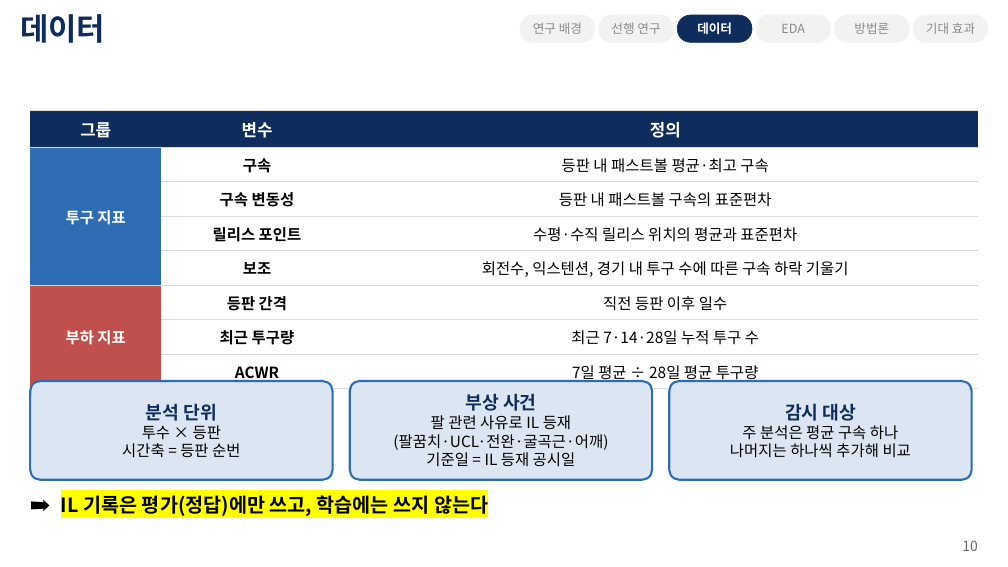
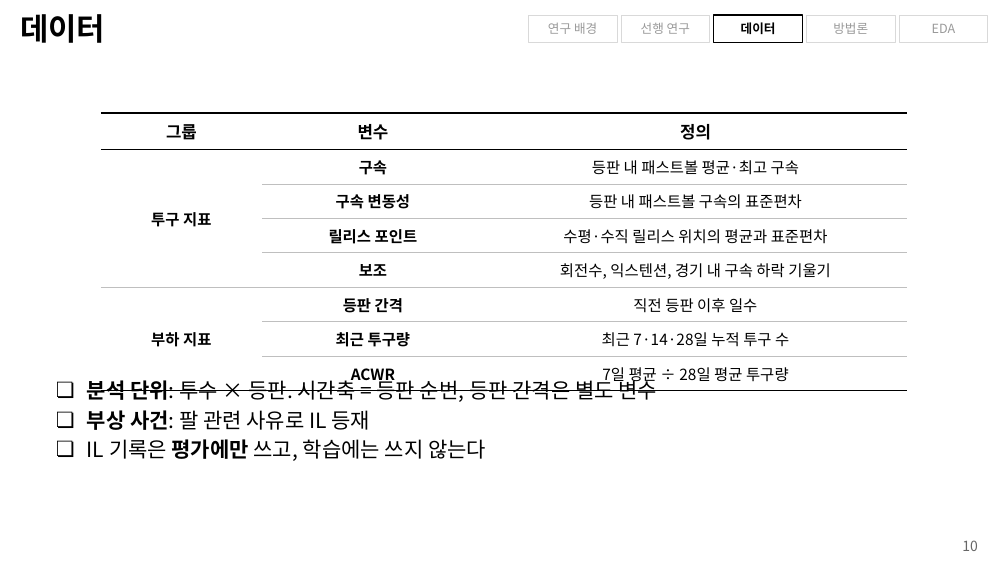
Before and after one commit to chirisjmmm/timeseries, a slide deck: slide 10 of presentation/투수부상_조기경보_제안발표_KO.pptx. Drawn at 1008x567 pixels with LibreOffice and Linux fonts; fonts in the diff are those of the drawing; background and template pictures are left out. Boxes give left, top, right and bottom in pixels: in the first picture for what was removed or moved away, otherwise in the second. Text is boxed around its words. In the diff, an @@ line names an element or a change of style, - is before the commit and + after.

```diff
--- a/presentation/투수부상_조기경보_제안발표_KO.pptx
+++ b/presentation/투수부상_조기경보_제안발표_KO.pptx
@@ title "데이터" at (20, 14, 105, 43): text colour #0F2D5C to #000000 @@
@@ rectangle "연구 배경": place and size @@
-rectangle "연구 배경" at (520, 15, 595, 42)
+rectangle "연구 배경" at (528, 15, 617, 42)
@@ rectangle "선행 연구": place and size @@
-rectangle "선행 연구" at (599, 15, 673, 42)
+rectangle "선행 연구" at (621, 15, 710, 42)
@@ rectangle "데이터": place and size @@
-rectangle "데이터" at (677, 15, 752, 42)
+rectangle "데이터" at (714, 15, 802, 42)
@@ rectangle "데이터" at (714, 15, 802, 42): text colour #FFFFFF to #000000; rounded rectangle to rectangle; fill #0F2D5C to none; outline #0F2D5C 0.5 pt to #000000 1 pt @@
@@ rectangle "방법론": place and size @@
-rectangle "방법론" at (835, 15, 909, 42)
+rectangle "방법론" at (806, 15, 895, 42)
@@ text colour #8A8A8A to #9A9A9A; rounded rectangle to rectangle; fill #F2F2F2 to none; outline #F2F2F2 0.5 pt to #D9D9D9 0.5 pt in 4 elements at (528, 15, 617, 42), (621, 15, 710, 42), (806, 15, 895, 42), (899, 15, 988, 42) @@
@@ rectangle "EDA": place and size @@
-rectangle "EDA" at (756, 15, 831, 42)
+rectangle "EDA" at (899, 15, 988, 42)
@@ rounded rectangle removed at (913, 15, 988, 42) @@
-기대 효과
@@ table at (101, 113, 907, 388) @@
-row 5, column 3: 회전수, 익스텐션, 경기 내 투구 수에 따른 구속 하락 기울기
+row 5, column 3: 회전수, 익스텐션, 경기 내 구속 하락 기울기
@@ fill #0F2D5C to none in row 1 @@
@@ fill #2E6DB4 to none in row 2, column 1 @@
@@ fill #FFFFFF to none in 14 cells @@
@@ fill #C0504D to none in row 6, column 1 @@
@@ text colour #FFFFFF to #000000 in "그룹", "변수", "정의", "투구 지표" and 1 more places @@
@@ borders changed @@
@@ table: place and size @@
-table at (30, 111, 978, 386)
+table at (101, 113, 907, 388)
@@ text "분석 단위: 투수 × 등판. ..." at (87, 378, 657, 461): vertical alignment middle to top @@
@@ rounded rectangle removed at (30, 381, 333, 480) @@
-분석 단위
-투수 × 등판
-시간축 = 등판 순번
@@ text at (87, 378, 657, 461): text changed; size 14 to 15 pt; bold off @@
-➡ IL 기록은 평가(정답)에만 쓰고, 학습에는 쓰지 않는다
+  ❏ 분석 단위: 투수 × 등판. 시간축 = 등판 순번, 등판 간격은 별도 변수
+  ❏ 부상 사건: 팔 관련 사유로 IL 등재
+  ❏ IL 기록은 평가에만 쓰고, 학습에는 쓰지 않는다
@@ rounded rectangle removed at (350, 381, 652, 480) @@
-부상 사건
-팔 관련 사유로 IL 등재
-(팔꿈치·UCL·전완·굴곡근·어깨)
-기준일 = IL 등재 공시일
@@ rounded rectangle removed at (669, 381, 972, 480) @@
-감시 대상
-주 분석은 평균 구속 하나
-나머지는 하나씩 추가해 비교
```
Also in this commit, not shown: 17 other slides changed, 3 slides removed, 1 other file.
